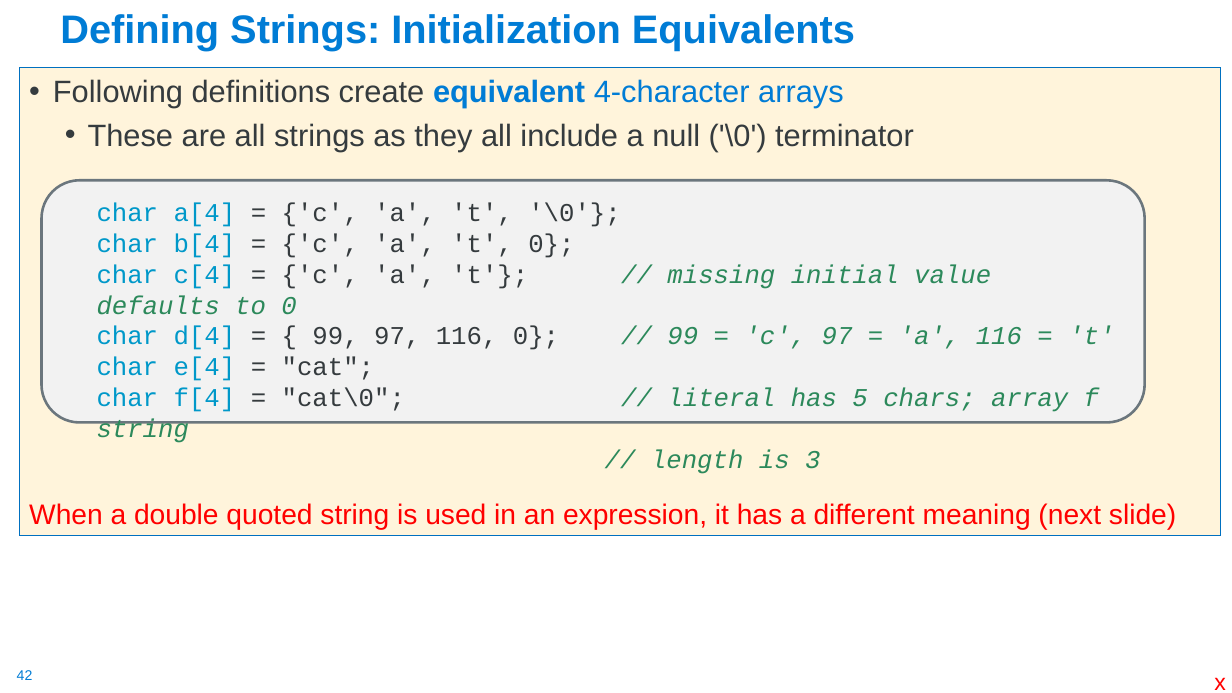
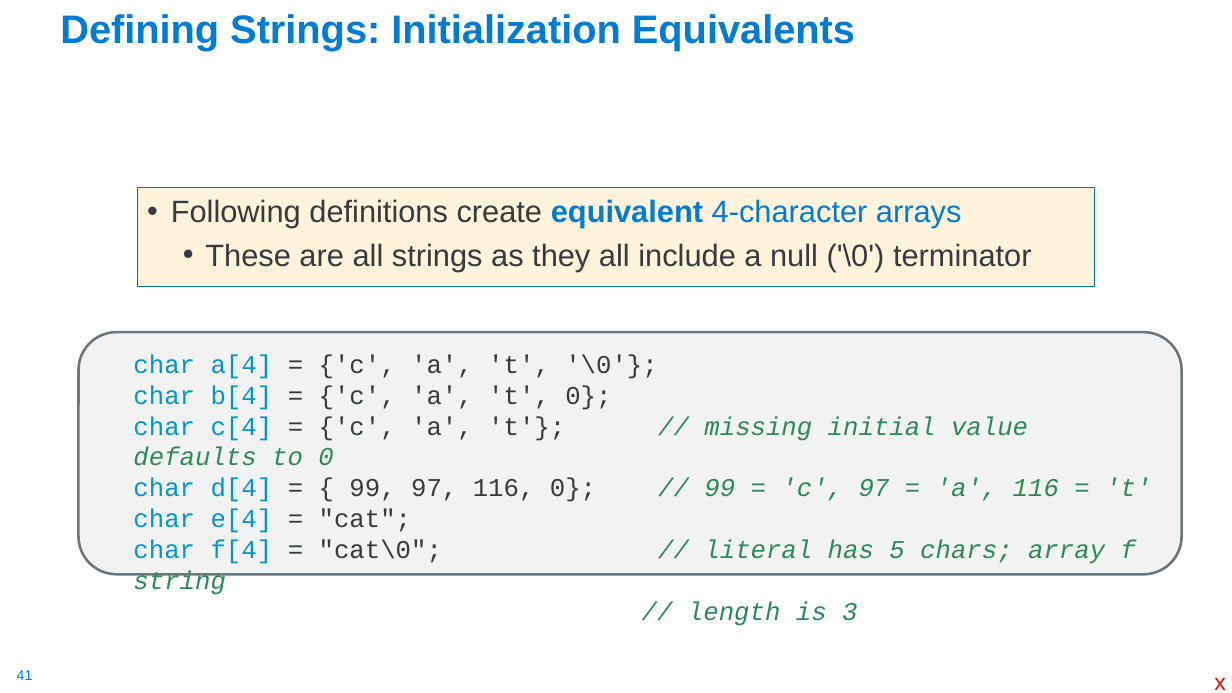
Before and after one commit to cse30-fa22/Muller_CSE30_Lecture_Slides, a slide deck: slide 41 of 03_C_Part2.pptx (slide 42 before the commit). Drawn at 1232x693 pixels with LibreOffice and Linux fonts; fonts in the diff are those of the drawing. Boxes give left, top, right and bottom in pixels: in the first picture for what was removed or moved away, otherwise in the second. Text is boxed around its words. In the diff, an @@ line names an element or a change of style, - is before the commit and + after.

```diff
--- a/03_C_Part2.pptx
+++ b/03_C_Part2.pptx
@@ text "Following definitions create equivalent 4-character ...": place and size @@
-text "Following definitions create equivalent 4-character ..." at box(20, 67, 1221, 535)
+text "Following definitions create equivalent 4-character ..." at box(138, 188, 1094, 287)
@@ rounded rectangle "char a[4] = {'c', 'a', ...": place and size @@
-rounded rectangle "char a[4] = {'c', 'a', ..." at box(42, 180, 1145, 422)
+rounded rectangle "char a[4] = {'c', 'a', ..." at box(79, 332, 1182, 574)
@@ text at box(29, 503, 1176, 530): paragraph removed @@
-When a double quoted string is used in an expression, it has a different meaning (next slide)
@@ page number at box(17, 670, 33, 680): text changed @@
-42
+41
```
Also in this commit, not shown: 11 other slides changed, 4 slides added, 3 slides removed, 1 other file.
